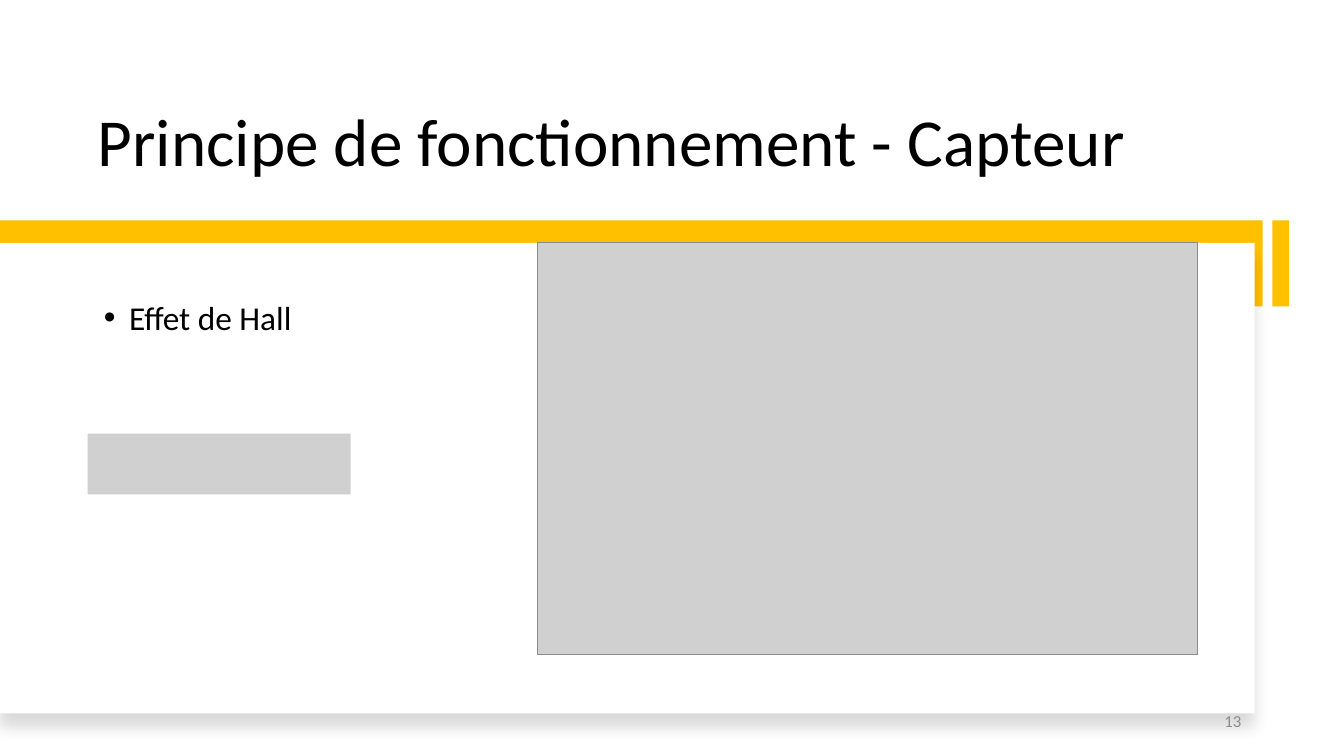
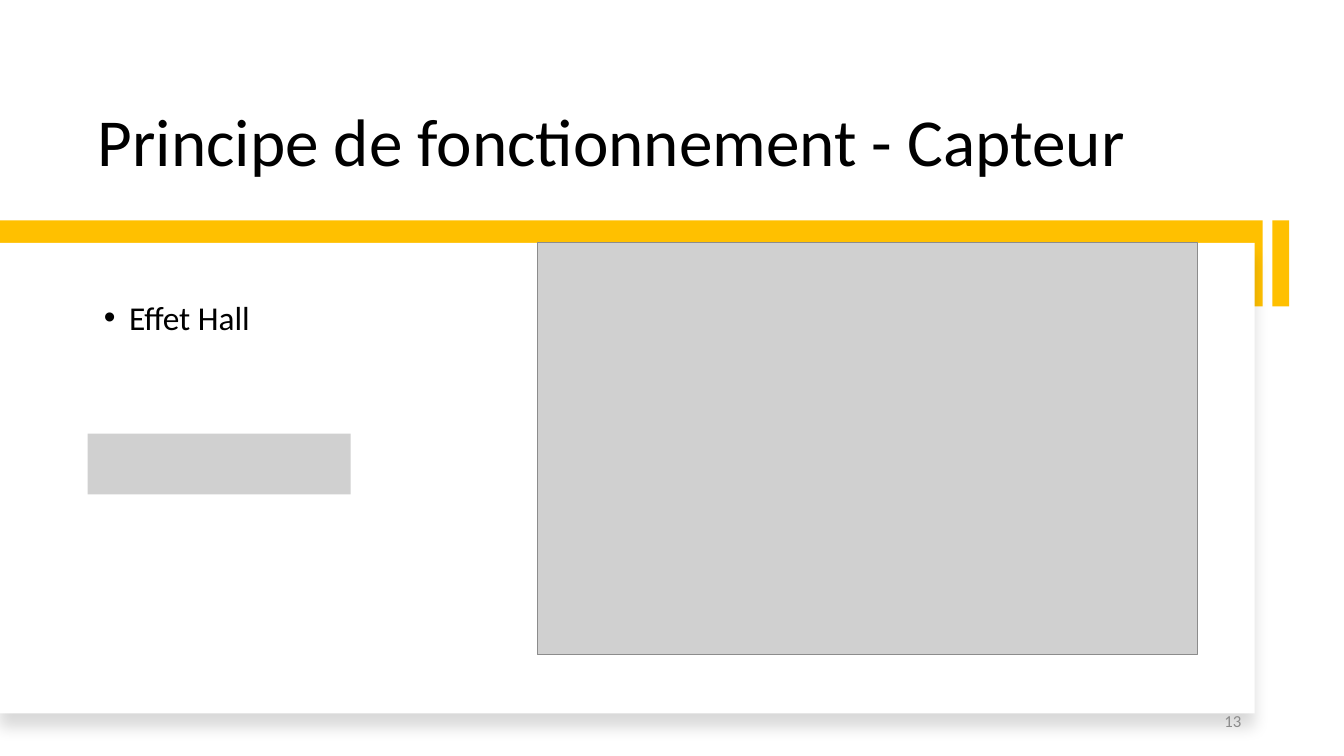
Before and after one commit to nimesh-t/Electronique-Numerique, a slide deck: slide 13 of Presentation/Presentation_Capteurs_BMP280.pptx. Drawn at 1344x756 pixels with LibreOffice and Linux fonts; fonts in the diff are those of the drawing; grey boxes stand for pictures. Boxes give left, top, right and bottom in pixels: in the first picture for what was removed or moved away, otherwise in the second. Text is boxed around its words. In the diff, an @@ line names an element or a change of style, - is before the commit and + after.

Commit message:
Correction Effet Hall

```diff
--- a/Presentation/Presentation_Capteurs_BMP280.pptx
+++ b/Presentation/Presentation_Capteurs_BMP280.pptx
@@ text at (x1=129, y1=307, x2=250, y2=331): text changed @@
-• Effet de Hall
+• Effet Hall
```
